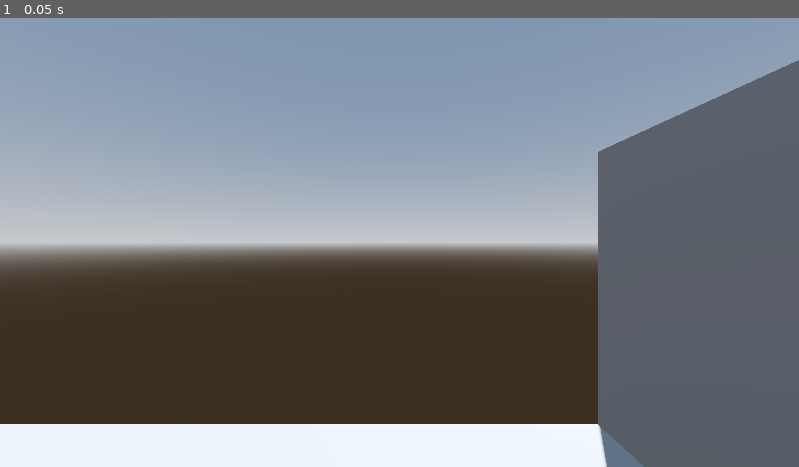
Above: before the commit, frame 1.
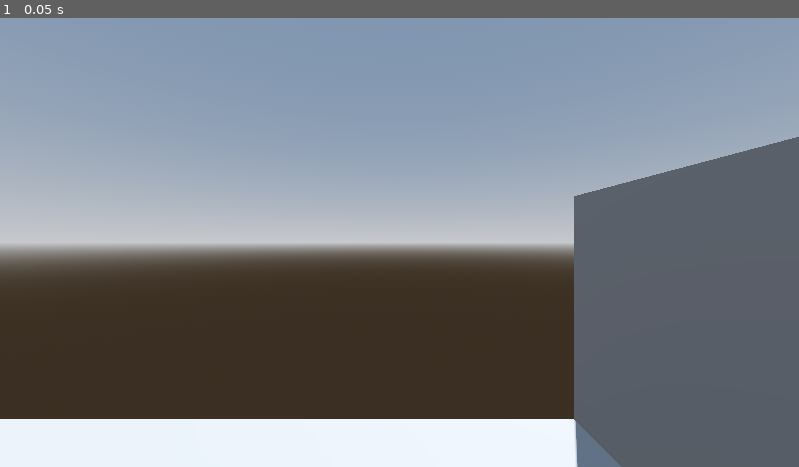
Above: after the commit, the same moment.

Repository: AdilDevStuff/PlayAtCamPos
Game: Godot game, scene res://Demo/demo_scene.tscn
The game is run twice, just before and just after one commit, with the same random seed, the same clock (stepped at 60 frames per second) and the same inputs.
Inputs:
- Up to frame 1 (0.05 s): no input

The runs differ from the first frame. In frame 1, 6.0% of the frame differs, in the area x 0-100%, y 9-100%.

Commit message:
Added error message when no target in scene

Diff:
--- a/Demo/demo_scene.tscn
+++ b/Demo/demo_scene.tscn
@@ -54,7 +54,7 @@
 size = Vector3(11, 8, 1)
 
 [node name="Player" type="CharacterBody3D" parent="."]
-transform = Transform3D(1, 0, 0, 0, 1, 0, 0, 0, 1, -1.59407, 4.58695, 0.660475)
+transform = Transform3D(1, 0, 0, 0, 1, 0, 0, 0, 1, -1.98339, 5.46219, 2.33975)
 metadata/_edit_group_ = true
 
 [node name="MeshInstance3D" type="MeshInstance3D" parent="Player"]
Not shown, changed: addons/PlayAtCamPos/plugin.gd
Not shown, added: addons/PlayAtCamPos/warning_dialogue.tscn
